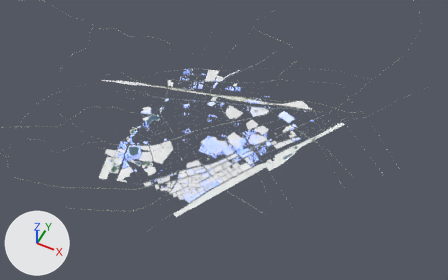
Before and after pictures for a commit that changed the glTF model public/images/gltf/ditu/小地图.gltf.
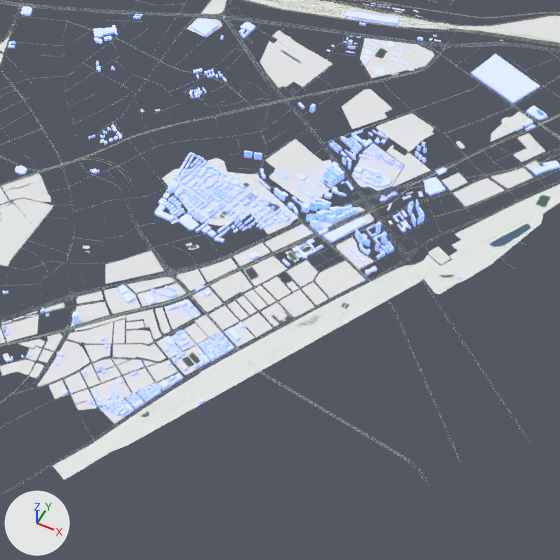
The first picture shows the older version from a 50 mm camera at (5470.0, -11186.0, 15391.0) aimed at (-780.0, 1315.0, -235.0). The close-ups show both versions on the part from 36% to 67% of the width and 35% to 85% of the height of that picture; other places that the commit changed are outside them. The lights are fixed; the arrows at lower left show +X, +Y and +Z. Where no turn or scale is listed for an object, it has been applied to the vertices.

The scene before the commit, as lines of its bpy script (objects in view):
```python
ob_areas_building = bpy.data.objects.new('Areas:building', me_areas_building_001)
ob_areas_building.location = (0.0, 0.0, 0.0)
ob_areas_landuse = bpy.data.objects.new('Areas:landuse', me_areas_landuse_001)
ob_areas_landuse.location = (0.0, 0.0, 0.0)
ob_areas_leisure = bpy.data.objects.new('Areas:leisure', me_areas_leisure_001)
ob_areas_leisure.location = (0.0, 0.0, 0.0)
# also in view: 'Ways:highway' at (-1190.0, 1785.0, 0.0); 'Ways:railway' at (-6411.0, -39.0, 0.0)
```
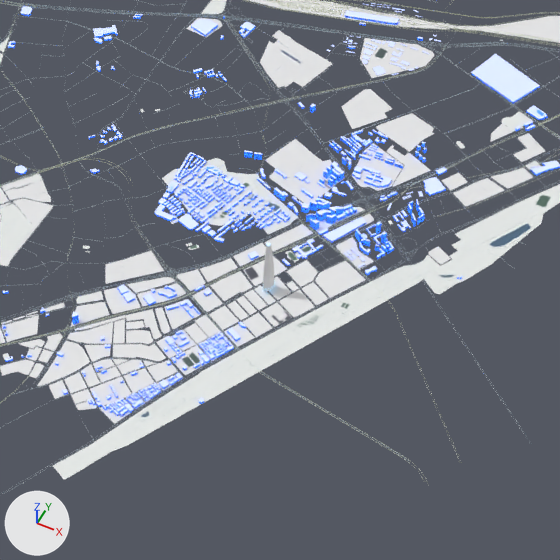
Pixel boxes (x1, y1, x2, y2) of what changed, in the close-ups (560 x 560 px):
'Areas:building', surface changed: (2, 3, 560, 416) in both
'samor_2143_66', added: after (263, 243, 275, 291)
    faces in mat_四周条纹 (its picture is missing): (263, 245, 275, 291)

What changed in the scene script:
```text
Change mat_建筑墙面:
    where n0 = _N.new('ShaderNodeBsdfPrincipled'); n0.name = 'Principled BSDF'
    remove n0.inputs[4].default_value = 0.894  # 'Alpha'
    add n3 = _N.new('ShaderNodeMix'); n3.name = 'Mix'
    add n3.data_type = 'RGBA'
    add n3.blend_type = 'MULTIPLY'
    add n3.inputs[0].default_value = 1.0  # 'Factor'
    add n3.inputs[7].default_value = (0.8, 0.8, 0.8, 1.0)  # 'B', white #e7e7e7
    add n4 = _N.new('ShaderNodeTexImage'); n4.name = 'Image Texture.001'
    add n4.image = img_build_body
    add _L.new(n3.outputs[2], n0.inputs[0])  # 'Result' to 'Base Color'
    add _L.new(n4.outputs[0], n3.inputs[6])  # 'Color' to 'A'
    add _L.new(n4.outputs[1], n0.inputs[4])  # 'Alpha' to 'Alpha'
Add mat_顶部平面:
    mat_顶部平面 = principled_material('顶部平面')
    mat_顶部平面.base_color = (0.8, 0.8, 0.8)  # white #e7e7e7
    mat_顶部平面.emission_color = (0.102, 0.479, 0.896)  # blue #5ab8f3
    mat_顶部平面.emission_strength = 1.0
Add mat_四周条纹:
    mat_四周条纹 = principled_material('四周条纹')
    mat_四周条纹.base_color = (0.8, 0.8, 0.8)  # white #e7e7e7
Add mat_顶部黄色:
    mat_顶部黄色 = principled_material('顶部黄色')
    mat_顶部黄色.base_color = (0.8, 0.8, 0.8)  # white #e7e7e7
    mat_顶部黄色.emission_color = (0.805, 0.379, 0.0345)  # orange #e8a634
    mat_顶部黄色.emission_strength = 1.0
Add me_网格_065:
    me_网格_065.from_pydata(...)  # 1320 vertices, 1677 faces; spans x -45.0..45.0, y -65.0..65.0, z -3.0..576.0
    # faces by material slot: [1599, 14, 64]
    me_网格_065.materials.append(mat_四周条纹)  # its picture is missing
    me_网格_065.materials.append(mat_顶部平面)  # white #e7e7e7
    me_网格_065.materials.append(mat_顶部黄色)  # white #e7e7e7
Add ob_samor_2143_66:
    ob_samor_2143_66 = bpy.data.objects.new('samor_2143_66', me_网格_065)
    ob_samor_2143_66.location = (-25.0, 45.0, 36.0)
```
